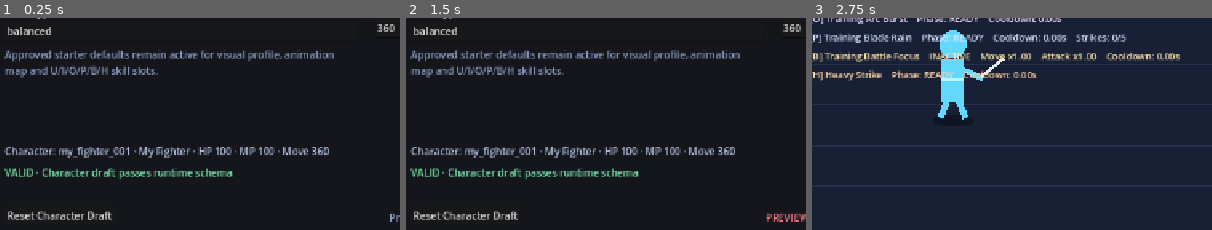
Above: before the commit, frames 1-3 (left to right).
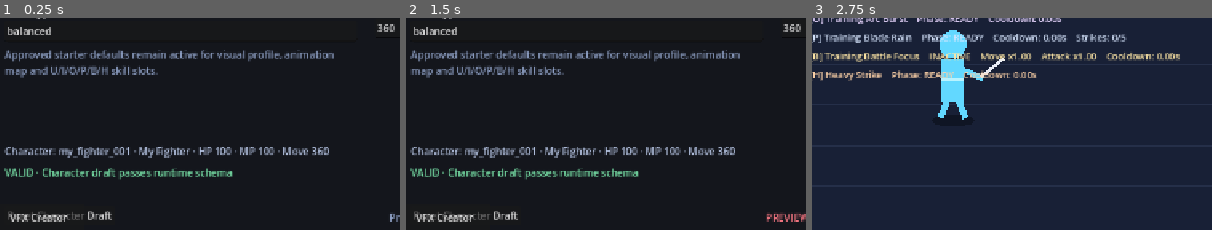
Above: after the commit, the same moments.

Repository: ws951125/custom-fighter
Game: Godot game, scene res://game/creator/creator_studio.tscn
Two runs of this game, one before a commit and one after it. Both use one fixed random seed, a clock stepped at 60 frames per second and the inputs below. This scene is started directly instead of the project's main scene.
Inputs (mouse positions are % of the whole screen's width and height, from its top left):
- Up to frame 1 (0.25 s): no input
- Up to frame 2 (1.5 s): click (9, 95) at 0.5 s, where only the run after the commit has a clickable "VFX Creator"; click "Preview in Training" at 1.25 s
- Up to frame 3 (2.75 s): click "Back to Training" at 2 s
The pictures show only the part of the screen within x 4-54%, y 48-98%; the shares and areas given below are measured in that part.

The runs differ from the first frame. In frame 1, 0.5% of the frame differs, in the area x 2-21%, y 91-97%; in frame 2, 0.5%; in frame 3, nothing differs.

Commit message:
M5: add Creator navigation into VFX Studio

Diff:
--- a/game/creator/creator_preview_studio.gd
+++ b/game/creator/creator_preview_studio.gd
@@ -2,9 +2,11 @@
 
 var preview_status_label: Label
 var preview_button: Button
+var vfx_button: Button
 var _web_preview_callback
 var _web_set_skill_mp_callback
 var _web_set_skill_cooldown_callback
+var _web_open_vfx_callback
 
 func _ready() -> void:
 	super()
@@ -28,6 +30,16 @@
 	_refresh_skill_validation(false)
 
 func _install_preview_ui() -> void:
+	vfx_button = Button.new()
+	vfx_button.text = "VFX Creator"
+	vfx_button.set_anchors_preset(Control.PRESET_BOTTOM_LEFT)
+	vfx_button.offset_left = 42.0
+	vfx_button.offset_top = -72.0
+	vfx_button.offset_right = 190.0
+	vfx_button.offset_bottom = -28.0
+	vfx_button.pressed.connect(_on_vfx_pressed)
+	add_child(vfx_button)
+
 	preview_status_label = Label.new()
 	preview_status_label.set_anchors_preset(Control.PRESET_BOTTOM_RIGHT)
 	preview_status_label.offset_left = -650.0
@@ -56,10 +68,12 @@
 	_web_preview_callback = JavaScriptBridge.create_callback(_web_preview)
 	_web_set_skill_mp_callback = JavaScriptBridge.create_callback(_web_set_skill_mp)
 	_web_set_skill_cooldown_callback = JavaScriptBridge.create_callback(_web_set_skill_cooldown)
+	_web_open_vfx_callback = JavaScriptBridge.create_callback(_web_open_vfx)
 	var window = JavaScriptBridge.get_interface("window")
 	window.customFighterCreatorPreview = _web_preview_callback
 	window.customFighterCreatorSetSkillMpCost = _web_set_skill_mp_callback
 	window.customFighterCreatorSetSkillCooldown = _web_set_skill_cooldown_callback
+	window.customFighterCreatorOpenVfx = _web_open_vfx_callback
 
 func _on_preview_pressed() -> void:
 	var character_errors := character_draft.validate()
@@ -84,6 +98,14 @@
 		return
 	_set_preview_error("Application router is unavailable")
 
+func _on_vfx_pressed() -> void:
+	var router = get_parent()
+	if router != null and router.has_method("switch_mode"):
+		router.call_deferred("switch_mode", "vfx")
+		return
+	if OS.has_feature("web"):
+		JavaScriptBridge.eval("window.location.href = window.location.pathname + '?mode=vfx';")
+
 func _on_training_pressed() -> void:
 	var session = get_node_or_null("/root/CreatorPreviewSession")
 	if session != null:
@@ -96,6 +118,9 @@
 
 func _web_preview(_args: Array) -> void:
 	_on_preview_pressed()
+
+func _web_open_vfx(_args: Array) -> void:
+	_on_vfx_pressed()
 
 func _web_set_skill_mp(args: Array) -> void:
 	if args.is_empty():
@@ -136,6 +161,7 @@
 	JavaScriptBridge.eval(
 		"document.documentElement.dataset.creatorPreviewReady='true';" +
 		"document.documentElement.dataset.creatorPreviewCanLaunch='%s';" % ("true" if can_preview else "false") +
+		"document.documentElement.dataset.creatorVfxNavigationReady='true';" +
 		"document.documentElement.dataset.creatorPreviewError=%s;" % JSON.stringify(error_message) +
 		"document.documentElement.dataset.creatorPreviewSessionRevision='%d';" % (session.revision if session_ready else 0)
 	)
